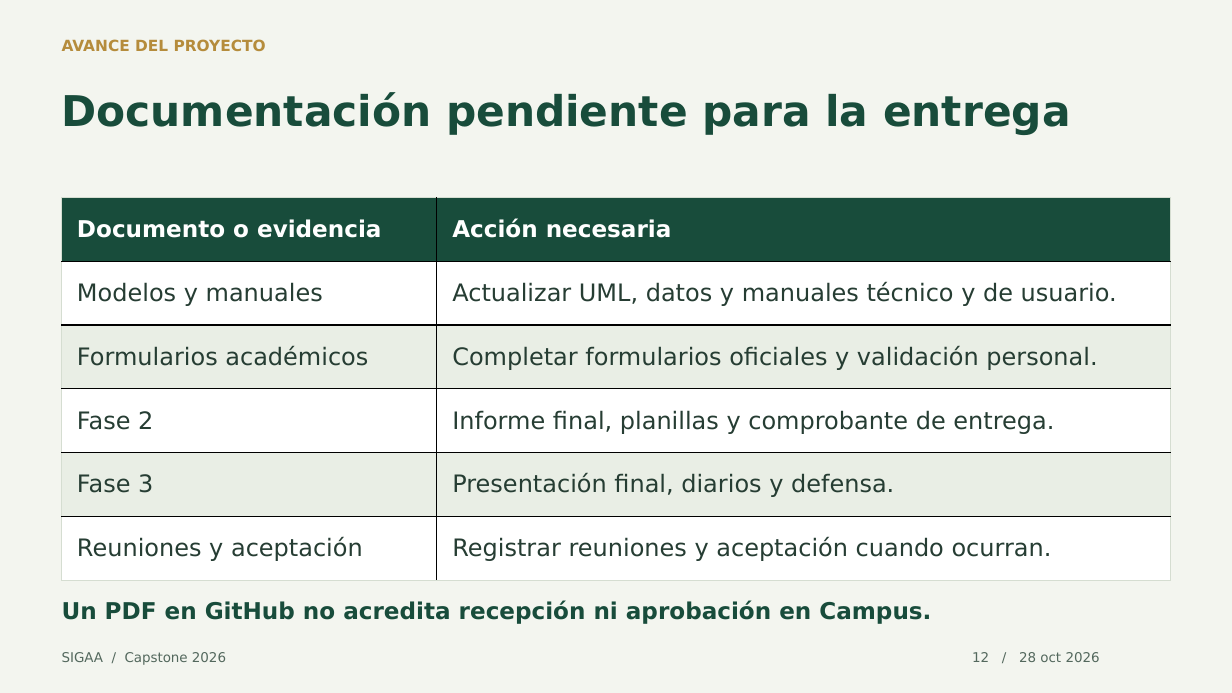
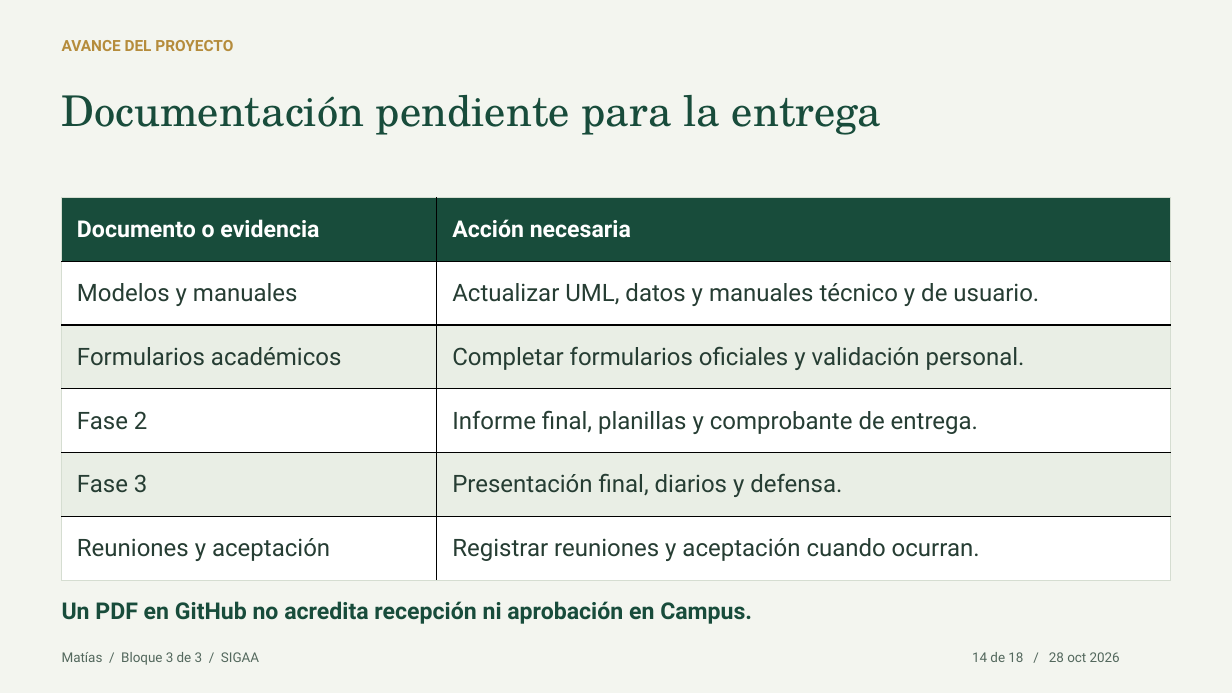
Before and after one commit to joellopez775/SIGAA-Capstone-2026, a slide deck: slide 14 of Fase 2/Evidencias Proyecto/SIGAA/output/presentaciones/Avance del proyecto SIGAA.pptx (slide 12 before the commit). Drawn at 1232x693 pixels with LibreOffice and Linux fonts; fonts in the diff are those of the drawing. Boxes give left, top, right and bottom in pixels: in the first picture for what was removed or moved away, otherwise in the second. Text is boxed around its words. In the diff, an @@ line names an element or a change of style, - is before the commit and + after.

```diff
--- a/Fase 2/Evidencias Proyecto/SIGAA/output/presentaciones/Avance del proyecto SIGAA.pptx
+++ b/Fase 2/Evidencias Proyecto/SIGAA/output/presentaciones/Avance del proyecto SIGAA.pptx
@@ text "AVANCE DEL PROYECTO" at box(62, 40, 233, 51): font DejaVu Sans to Roboto @@
@@ text "Documentación pendiente para la entrega" at box(62, 95, 882, 135): font DejaVu Sans to TeX Gyre Schola, bold off @@
@@ table at box(62, 198, 1171, 581) @@
@@ font DejaVu Sans to Roboto @@
@@ text "Un PDF en GitHub no ..." at box(62, 601, 752, 624): font DejaVu Sans to Roboto @@
@@ text at box(62, 652, 259, 665): text changed; font DejaVu Sans to Roboto @@
-SIGAA / Capstone 2026
+Matías / Bloque 3 de 3 / SIGAA
@@ text at box(972, 652, 1120, 662): text changed; font DejaVu Sans to Roboto @@
-12 / 28 oct 2026
+14 de 18 / 28 oct 2026
```
Also in this commit, not shown: 15 other slides changed, 2 slides added, 11 other files.
